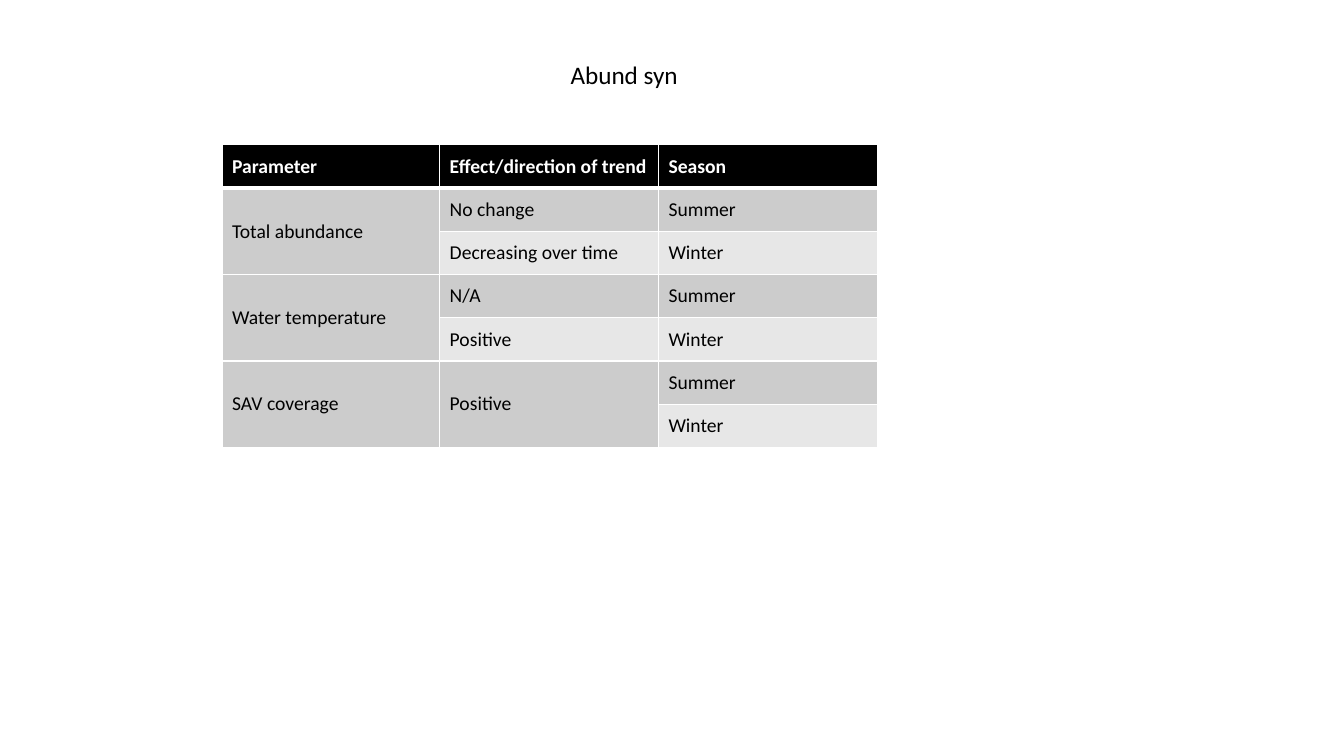
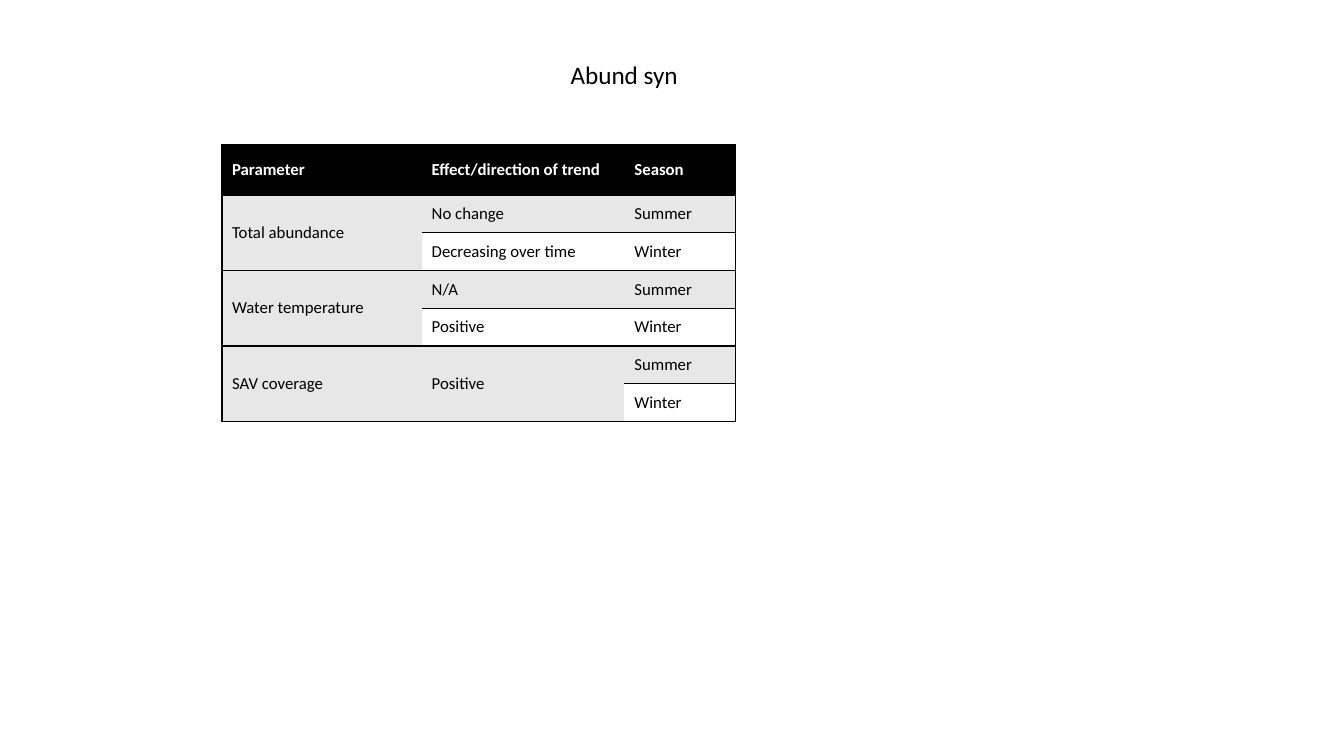
Before and after one commit to Sukerfish/osg_FIM, a slide deck: slide 3 of conceptFigs/initialSetup.pptx. Drawn at 1344x756 pixels with LibreOffice and Linux fonts; fonts in the diff are those of the drawing. Boxes give left, top, right and bottom in pixels: in the first picture for what was removed or moved away, otherwise in the second. Text is boxed around its words. In the diff, an @@ line names an element or a change of style, - is before the commit and + after.

```diff
--- a/conceptFigs/initialSetup.pptx
+++ b/conceptFigs/initialSetup.pptx
@@ table at (x1=222, y1=145, x2=735, y2=422) @@
@@ fill #CCCCCC to #E7E7E7 in 9 cells @@
@@ fill #E7E7E7 to #FFFFFF in 5 cells @@
@@ size 14 to 12 pt @@
@@ borders changed @@
@@ table resized from (x1=222, y1=145, x2=877, y2=448) to (x1=222, y1=145, x2=735, y2=422) @@
```
Also in this commit, not shown: 1 other slide changed, 1 slide added, 3 other files.
